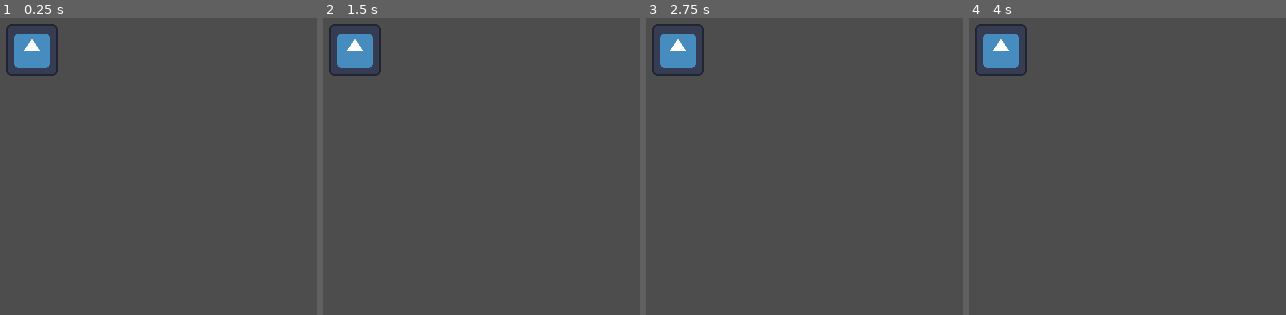
Above: before the commit, frames 1-4 (left to right).
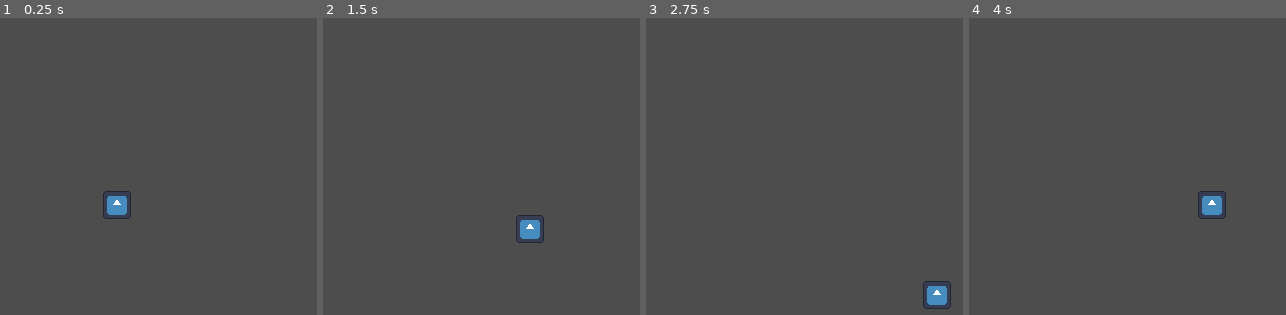
Above: after the commit, the same moments.

Repository: ChloPUPs/the-maze-phase
Game: Godot game, scene res://main.tscn
The game is run twice, just before and just after one commit, with the same random seed, the same clock (stepped at 60 frames per second) and the same inputs. The engine's default icon, where the game draws it, is replaced by a stand-in: a white triangle on a blue panel in a dark square.
Inputs:
- Up to frame 1 (0.25 s): no input
- Up to frame 2 (1.5 s): tap Enter at 0.5 s; hold Right (move_right, bound only after the commit) 0.53-1.28 s; hold Down (move_down, bound only after the commit) from 1.28 s (still down)
- Up to frame 3 (2.75 s): release Down (move_down, bound only after the commit) at 2.03 s; hold Right (move_right, bound only after the commit) from 2.03 s (still down)
- Up to frame 4 (4 s): release Right (move_right, bound only after the commit) at 2.78 s; hold Up (move_up, bound only after the commit) 2.78-3.53 s; hold Left (move_left, bound only after the commit) from 3.53 s (still down)

The runs differ from the first frame. In frame 1, 2.2% of the frame differs, in the area x 1-42%, y 2-68%; in frame 2, 2.2%; in frame 3, 2.2%; in frame 4, 2.2%.

Commit message:
Add movement to player.

Diff:
--- /dev/null
+++ b/complex_objects/player.gd
@@ -0,0 +1,11 @@
+extends CharacterBody2D
+
+const SPEED: float = 120.0
+
+
+func _physics_process(_delta: float) -> void:
+	var movement := Vector2.ZERO
+	var direction: Vector2 = Input.get_vector("move_left", "move_right", "move_up", "move_down")
+	movement = direction * SPEED
+	velocity = movement
+	move_and_slide()
--- /dev/null
+++ b/complex_objects/player.tscn
@@ -0,0 +1,18 @@
+[gd_scene format=3 uid="uid://bhylmr5ea4nt4"]
+
+[ext_resource type="Script" uid="uid://cby08q6bb1yof" path="res://complex_objects/player.gd" id="1_5l3qn"]
+[ext_resource type="Texture2D" uid="uid://blstyiryyol2" path="res://icon.svg" id="1_xxkmk"]
+
+[sub_resource type="RectangleShape2D" id="RectangleShape2D_phnjc"]
+size = Vector2(24, 24)
+
+[node name="Player" type="CharacterBody2D" unique_id=2117719914]
+script = ExtResource("1_5l3qn")
+
+[node name="Sprite" type="Sprite2D" parent="." unique_id=1253345570]
+unique_name_in_owner = true
+scale = Vector2(0.21875, 0.21875)
+texture = ExtResource("1_xxkmk")
+
+[node name="CollisionShape2D" type="CollisionShape2D" parent="." unique_id=901170459]
+shape = SubResource("RectangleShape2D_phnjc")
--- a/main.tscn
+++ b/main.tscn
@@ -1,10 +1,8 @@
 [gd_scene format=3 uid="uid://dc0ryi4rvrnsi"]
 
-[ext_resource type="Texture2D" uid="uid://blstyiryyol2" path="res://icon.svg" id="1_ig7tw"]
+[ext_resource type="PackedScene" uid="uid://bhylmr5ea4nt4" path="res://complex_objects/player.tscn" id="1_ig7tw"]
 
 [node name="Main" type="Node2D" unique_id=783776306]
 
-[node name="Icon" type="Sprite2D" parent="." unique_id=679588108]
-position = Vector2(119, 85)
-scale = Vector2(0.40625, 0.40625)
-texture = ExtResource("1_ig7tw")
+[node name="Player" parent="." unique_id=1305677859 instance=ExtResource("1_ig7tw")]
+position = Vector2(204, 240)
--- a/project.godot
+++ b/project.godot
@@ -21,6 +21,29 @@
 window/size/viewport_height=360
 window/stretch/mode="viewport"
 
+[input]
+
+move_left={
+"deadzone": 0.2,
+"events": [Object(InputEventKey,"resource_local_to_scene":false,"resource_name":"","device":-1,"window_id":0,"alt_pressed":false,"shift_pressed":false,"ctrl_pressed":false,"meta_pressed":false,"pressed":false,"keycode":0,"physical_keycode":4194319,"key_label":0,"unicode":0,"location":0,"echo":false,"script":null)
+]
+}
+move_right={
+"deadzone": 0.2,
+"events": [Object(InputEventKey,"resource_local_to_scene":false,"resource_name":"","device":-1,"window_id":0,"alt_pressed":false,"shift_pressed":false,"ctrl_pressed":false,"meta_pressed":false,"pressed":false,"keycode":0,"physical_keycode":4194321,"key_label":0,"unicode":0,"location":0,"echo":false,"script":null)
+]
+}
+move_up={
+"deadzone": 0.2,
+"events": [Object(InputEventKey,"resource_local_to_scene":false,"resource_name":"","device":-1,"window_id":0,"alt_pressed":false,"shift_pressed":false,"ctrl_pressed":false,"meta_pressed":false,"pressed":false,"keycode":0,"physical_keycode":4194320,"key_label":0,"unicode":0,"location":0,"echo":false,"script":null)
+]
+}
+move_down={
+"deadzone": 0.2,
+"events": [Object(InputEventKey,"resource_local_to_scene":false,"resource_name":"","device":-1,"window_id":0,"alt_pressed":false,"shift_pressed":false,"ctrl_pressed":false,"meta_pressed":false,"pressed":false,"keycode":0,"physical_keycode":4194322,"key_label":0,"unicode":0,"location":0,"echo":false,"script":null)
+]
+}
+
 [physics]
 
 3d/physics_engine="Jolt Physics"
Not shown, added: complex_objects/player.gd.uid
